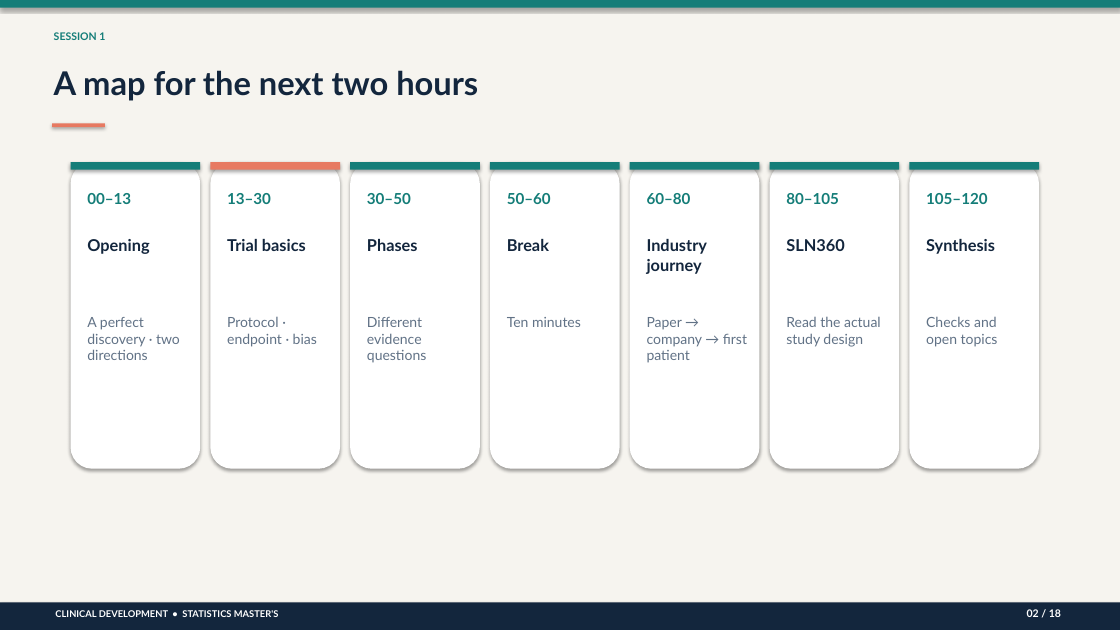
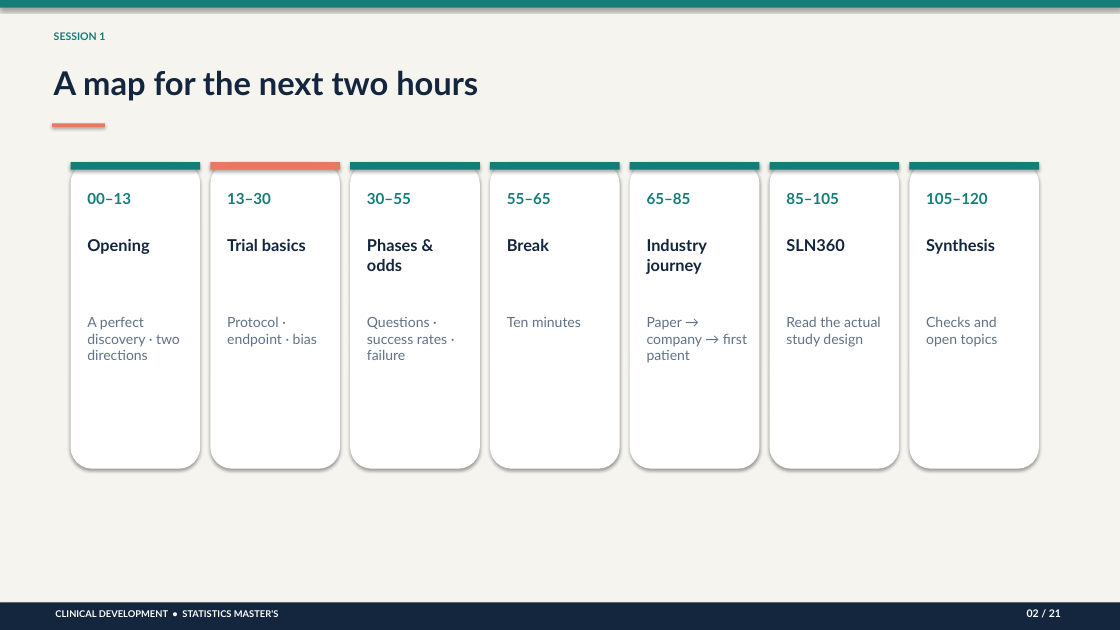
Before and after one commit to drweihungpan-lab/clinical-data-teaching, a slide deck: slide 2 of slides/powerpoint/session-1-clinical-trials.pptx. Drawn at 1120x630 pixels with LibreOffice and Linux fonts; fonts in the diff are those of the drawing. Boxes give left, top, right and bottom in pixels: in the first picture for what was removed or moved away, otherwise in the second. Text is boxed around its words. In the diff, an @@ line names an element or a change of style, - is before the commit and + after.

```diff
--- a/slides/powerpoint/session-1-clinical-trials.pptx
+++ b/slides/powerpoint/session-1-clinical-trials.pptx
@@ text at box(367, 193, 411, 204): text changed @@
-30–50
+30–55
@@ text at box(507, 193, 551, 204): text changed @@
-50–60
+55–65
@@ text at box(647, 193, 691, 204): text changed @@
-60–80
+65–85
@@ text at box(786, 193, 839, 204): text changed @@
-80–105
+85–105
@@ text at box(367, 239, 418, 271): text changed @@
-Phases
+Phases & odds
@@ text at box(367, 317, 447, 360): text changed @@
-Different evidence questions
+Questions · success rates · failure
@@ text at box(1027, 609, 1061, 617): text changed @@
-02 / 18
+02 / 21
```
Also in this commit, not shown: 17 other slides changed, 3 slides added, 7 other files.
